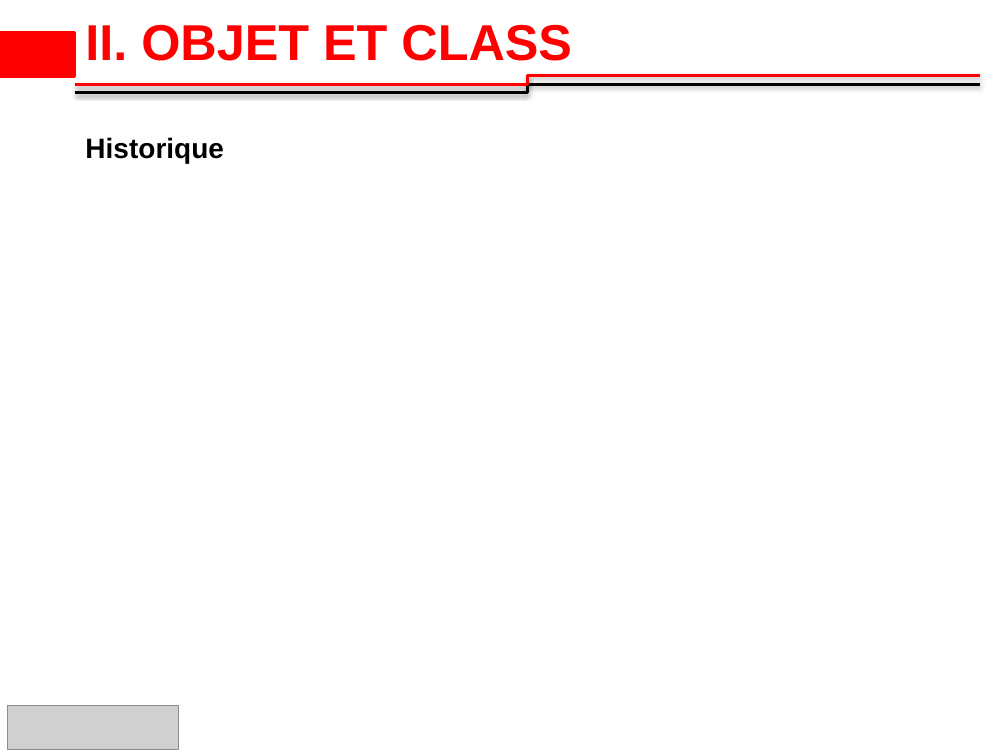
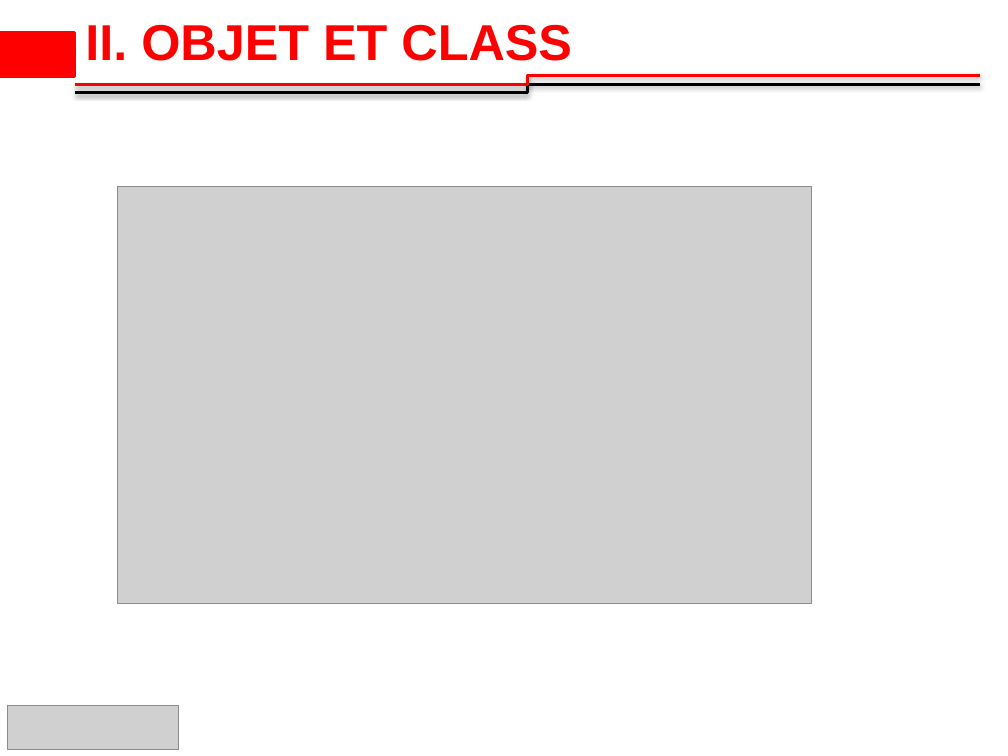
Before and after one commit to 2losky/Poo_Java, a slide deck: slide 8 of java-oop latest.pptx. Drawn at 1008x756 pixels with LibreOffice and Linux fonts; fonts in the diff are those of the drawing; grey boxes stand for pictures; background and template pictures are left out. Boxes give left, top, right and bottom in pixels: in the first picture for what was removed or moved away, otherwise in the second. Text is boxed around its words. In the diff, an @@ line names an element or a change of style, - is before the commit and + after.

Commit message:
objet et class

```diff
--- a/java-oop latest.pptx
+++ b/java-oop latest.pptx
@@ text removed at (85, 137, 224, 163) @@
-Historique
@@ picture added at (117, 186, 811, 604) @@
```
Also in this commit, not shown: 2 other slides changed, 1 other file.
